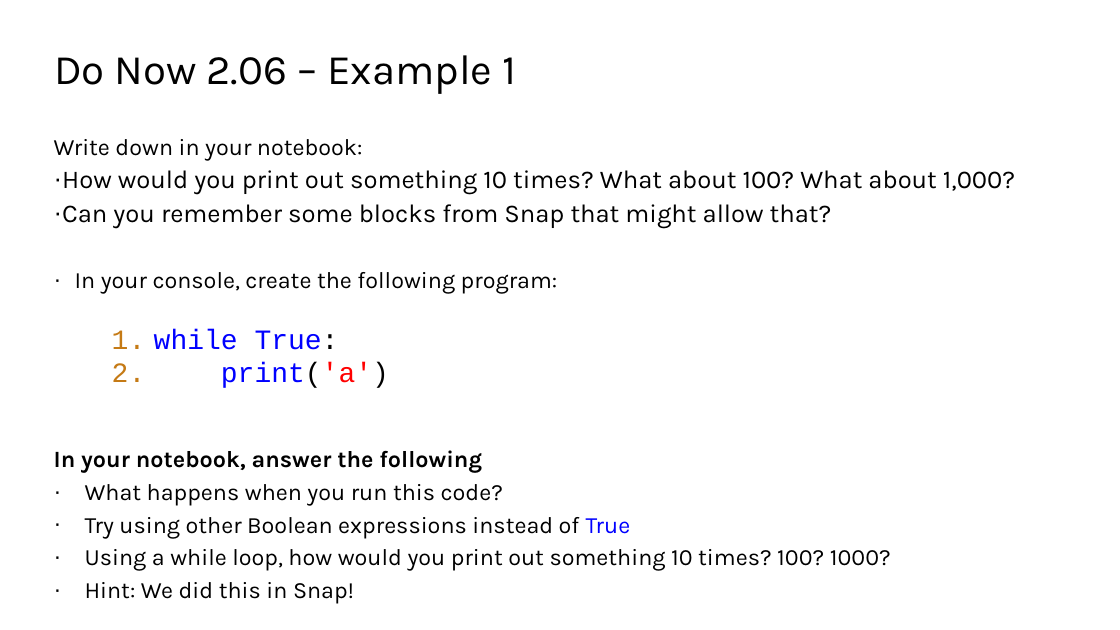
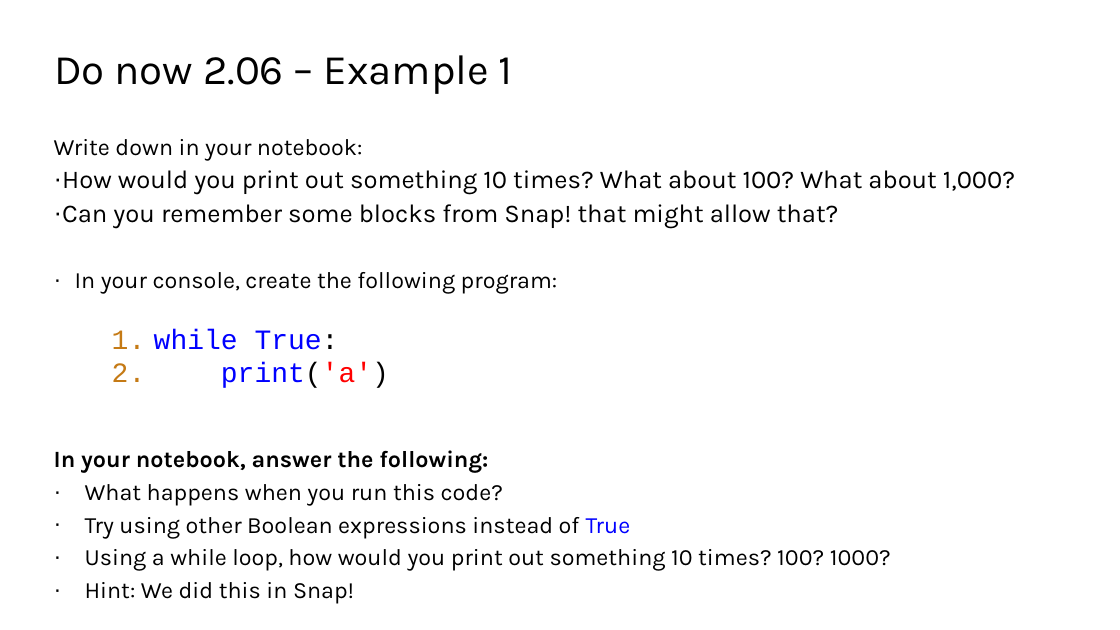
Before and after one commit to TEALSK12/2nd-semester-introduction-to-computer-science, a slide deck: slide 4 of units/2_unit/slidedecks/Intro Python 2.06 TEALS.pptx. Drawn at 1120x630 pixels with LibreOffice and Linux fonts; fonts in the diff are those of the drawing; background and template pictures are left out. Boxes give left, top, right and bottom in pixels: in the first picture for what was removed or moved away, otherwise in the second. Text is boxed around its words. In the diff, an @@ line names an element or a change of style, - is before the commit and + after.

```diff
--- a/units/2_unit/slidedecks/Intro Python 2.06 TEALS.pptx
+++ b/units/2_unit/slidedecks/Intro Python 2.06 TEALS.pptx
@@ title at (54, 55, 513, 94): text changed @@
-Do Now 2.06 – Example 1
+Do now 2.06 – Example 1
@@ text at (62, 204, 839, 228): text changed @@
-· Can you remember some blocks from Snap that might allow that?
+· Can you remember some blocks from Snap! that might allow that?
@@ text at (54, 450, 488, 473): text changed @@
-In your notebook, answer the following
+In your notebook, answer the following:
```
Also in this commit, not shown: 9 other slides changed.
